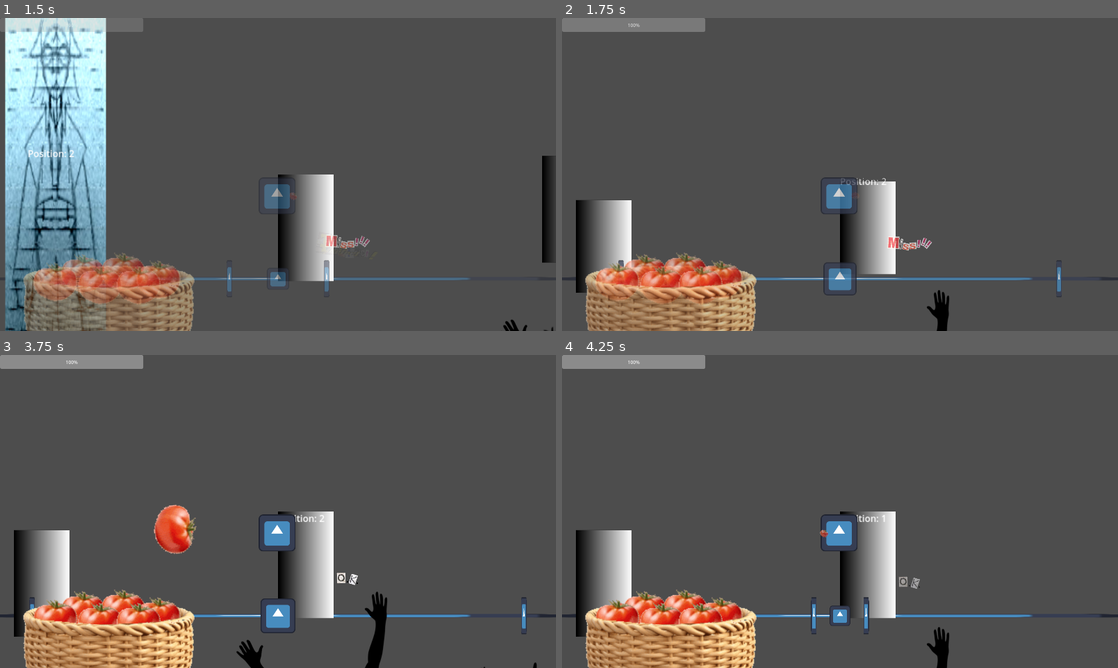
Above: before the commit, frames 1-4 (two rows, left to right).
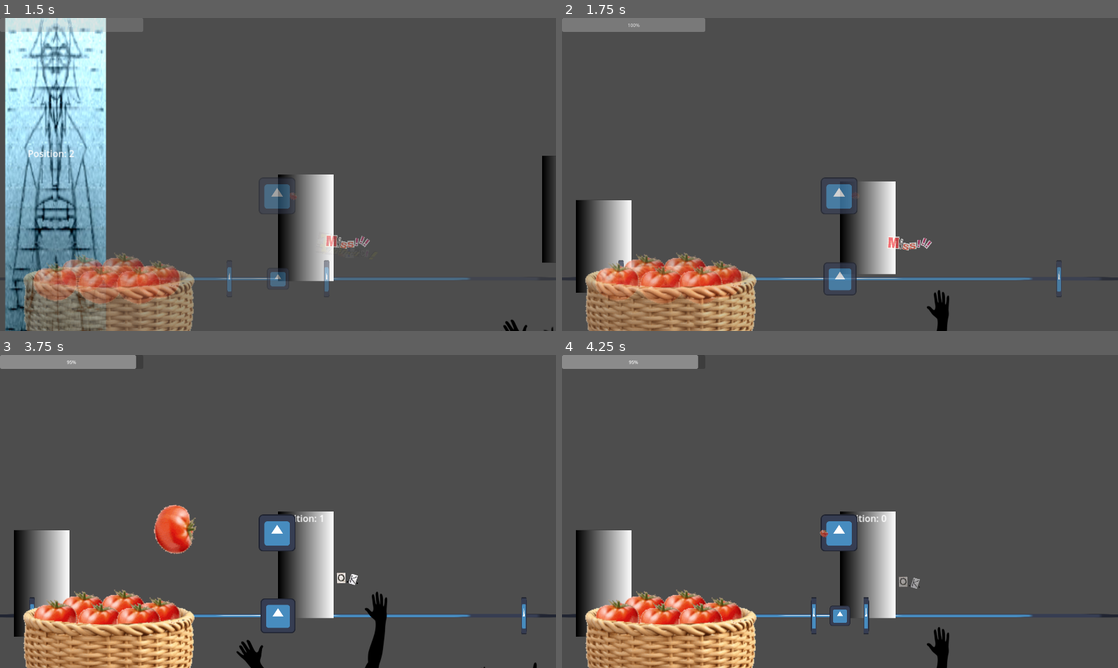
Above: after the commit, the same moments.

Repository: Quarticore/UntitledTomatoGame
Game: Godot game, scene res://scenes/main.tscn
Two runs of this game, one before a commit and one after it. Both use one fixed random seed, a clock stepped at 60 frames per second and the inputs below. The engine's default icon, where the game draws it, is replaced by a stand-in: a white triangle on a blue panel in a dark square. Sound files missing from this copy of the repository are replaced by a short silence.
Inputs (mouse positions are in pixels of both pictures, inside the frame that each line leads up to):
- Up to frame 1 (1.5 s): move the mouse to (150, 180) at 0.52 s; hold D (InputRight) 0.53-1.28 s; click (150, 180) at 0.6 s; move the mouse to (555, 255) at 1.27 s; hold A (InputLeft) from 1.28 s (still down); tap S (InputMiddle) at 1.35 s; click (555, 255) at 1.42 s
- Up to frame 2 (1.75 s): keep holding A (InputLeft)
- Up to frame 3 (3.75 s): move the mouse to (305, 564) at 2.02 s; release A (InputLeft) at 2.03 s; hold D (InputRight) 2.03-3.53 s; click (305, 564) at 2.1 s; move the mouse to (250, 574) at 2.77 s; tap S (InputMiddle) at 2.85 s; click (250, 574) at 2.92 s; move the mouse to (444, 558) at 3.52 s; hold A (InputLeft) from 3.53 s (still down); click (444, 558) at 3.6 s
- Up to frame 4 (4.25 s): keep holding A (InputLeft)

Frame 1 is identical in both runs. In frame 2, less than 0.1% of the frame differs, in the area x 50-59%, y 51-54%; in frame 3, less than 0.1%; in frame 4, less than 0.1%, in the area x 11-59%, y 0-54%.

Commit message:
fix: tweak enemy behaviours

Diff:
--- a/assets/scripts/enemy_pattern.gd
+++ b/assets/scripts/enemy_pattern.gd
@@ -13,7 +13,7 @@
 	set(val):
 		maybe_change_every_x_beats = val
 		emit_changed()
-@export var reduction_per_hit: int = 5:
+@export var reduction_per_hit: float = 5:
 	set(val):
 		reduction_per_hit = val
 		emit_changed()
--- a/assets/scripts/game_manager.gd
+++ b/assets/scripts/game_manager.gd
@@ -4,6 +4,7 @@
 
 var in_battle = false
 var in_battle_with = ""
+var in_double_time = false
 var pct_left = 100
 
 func set_battling(name):
--- a/scenes/crowd.tscn
+++ b/scenes/crowd.tscn
@@ -2,6 +2,21 @@
 
 [ext_resource type="Texture2D" uid="uid://bam41mre2e6dg" path="res://assets/images/crowd1.png" id="1_u04ay"]
 [ext_resource type="Texture2D" uid="uid://dfaem3gkjjvjq" path="res://assets/images/crowd2.png" id="2_r7bau"]
+
+[sub_resource type="Animation" id="Animation_v5cjb"]
+length = 0.001
+tracks/0/type = "value"
+tracks/0/imported = false
+tracks/0/enabled = true
+tracks/0/path = NodePath(".:position")
+tracks/0/interp = 1
+tracks/0/loop_wrap = true
+tracks/0/keys = {
+"times": PackedFloat32Array(0),
+"transitions": PackedFloat32Array(1),
+"update": 0,
+"values": [Vector2(136, 840)]
+}
 
 [sub_resource type="Animation" id="Animation_ce7vh"]
 resource_name = "bounce4"
@@ -20,25 +35,25 @@
 "values": [Vector2(136, 840), Vector2(136, 790), Vector2(136, 840), Vector2(136, 840), Vector2(136, 790), Vector2(136, 840)]
 }
 
-[sub_resource type="Animation" id="Animation_v5cjb"]
-length = 0.001
-tracks/0/type = "value"
-tracks/0/imported = false
-tracks/0/enabled = true
-tracks/0/path = NodePath(".:position")
-tracks/0/interp = 1
-tracks/0/loop_wrap = true
-tracks/0/keys = {
-"times": PackedFloat32Array(0),
-"transitions": PackedFloat32Array(1),
-"update": 0,
-"values": [Vector2(136, 840)]
-}
-
 [sub_resource type="AnimationLibrary" id="AnimationLibrary_n0wq0"]
 _data = {
 "RESET": SubResource("Animation_v5cjb"),
 "bounce4": SubResource("Animation_ce7vh")
+}
+
+[sub_resource type="Animation" id="Animation_levpg"]
+length = 0.001
+tracks/0/type = "value"
+tracks/0/imported = false
+tracks/0/enabled = true
+tracks/0/path = NodePath(".:position")
+tracks/0/interp = 1
+tracks/0/loop_wrap = true
+tracks/0/keys = {
+"times": PackedFloat32Array(0),
+"transitions": PackedFloat32Array(1),
+"update": 0,
+"values": [Vector2(1960, 816)]
 }
 
 [sub_resource type="Animation" id="Animation_50p15"]
@@ -58,25 +73,25 @@
 "values": [Vector2(1960, 816), Vector2(1960, 740), Vector2(1960, 816), Vector2(1960, 816), Vector2(1960, 740), Vector2(1960, 816)]
 }
 
-[sub_resource type="Animation" id="Animation_levpg"]
-length = 0.001
-tracks/0/type = "value"
-tracks/0/imported = false
-tracks/0/enabled = true
-tracks/0/path = NodePath(".:position")
-tracks/0/interp = 1
-tracks/0/loop_wrap = true
-tracks/0/keys = {
-"times": PackedFloat32Array(0),
-"transitions": PackedFloat32Array(1),
-"update": 0,
-"values": [Vector2(1960, 816)]
-}
-
 [sub_resource type="AnimationLibrary" id="AnimationLibrary_hnnjb"]
 _data = {
 "RESET": SubResource("Animation_levpg"),
 "bounce5": SubResource("Animation_50p15")
+}
+
+[sub_resource type="Animation" id="Animation_b14qr"]
+length = 0.001
+tracks/0/type = "value"
+tracks/0/imported = false
+tracks/0/enabled = true
+tracks/0/path = NodePath(".:position")
+tracks/0/interp = 1
+tracks/0/loop_wrap = true
+tracks/0/keys = {
+"times": PackedFloat32Array(0),
+"transitions": PackedFloat32Array(1),
+"update": 0,
+"values": [Vector2(1024, 816)]
 }
 
 [sub_resource type="Animation" id="Animation_rkjo3"]
@@ -96,25 +111,25 @@
 "values": [Vector2(1024, 816), Vector2(1024, 780.33), Vector2(1024, 816), Vector2(1024, 816), Vector2(1024, 780.33), Vector2(1024, 816)]
 }
 
-[sub_resource type="Animation" id="Animation_b14qr"]
-length = 0.001
-tracks/0/type = "value"
-tracks/0/imported = false
-tracks/0/enabled = true
-tracks/0/path = NodePath(".:position")
-tracks/0/interp = 1
-tracks/0/loop_wrap = true
-tracks/0/keys = {
-"times": PackedFloat32Array(0),
-"transitions": PackedFloat32Array(1),
-"update": 0,
-"values": [Vector2(1024, 816)]
-}
-
 [sub_resource type="AnimationLibrary" id="AnimationLibrary_8jjy3"]
 _data = {
 "RESET": SubResource("Animation_b14qr"),
 "bounce": SubResource("Animation_rkjo3")
+}
+
+[sub_resource type="Animation" id="Animation_rsuh8"]
+length = 0.001
+tracks/0/type = "value"
+tracks/0/imported = false
+tracks/0/enabled = true
+tracks/0/path = NodePath(".:position")
+tracks/0/interp = 1
+tracks/0/loop_wrap = true
+tracks/0/keys = {
+"times": PackedFloat32Array(0),
+"transitions": PackedFloat32Array(1),
+"update": 0,
+"values": [Vector2(200, 968)]
 }
 
 [sub_resource type="Animation" id="Animation_i3xdq"]
@@ -134,25 +149,25 @@
 "values": [Vector2(200, 968), Vector2(200, 920), Vector2(200, 968), Vector2(200, 968), Vector2(200, 920), Vector2(200, 968)]
 }
 
-[sub_resource type="Animation" id="Animation_rsuh8"]
-length = 0.001
-tracks/0/type = "value"
-tracks/0/imported = false
-tracks/0/enabled = true
-tracks/0/path = NodePath(".:position")
-tracks/0/interp = 1
-tracks/0/loop_wrap = true
-tracks/0/keys = {
-"times": PackedFloat32Array(0),
-"transitions": PackedFloat32Array(1),
-"update": 0,
-"values": [Vector2(200, 968)]
-}
-
 [sub_resource type="AnimationLibrary" id="AnimationLibrary_e8ny8"]
 _data = {
 "RESET": SubResource("Animation_rsuh8"),
 "bounce2": SubResource("Animation_i3xdq")
+}
+
+[sub_resource type="Animation" id="Animation_l6rhj"]
+length = 0.001
+tracks/0/type = "value"
+tracks/0/imported = false
+tracks/0/enabled = true
+tracks/0/path = NodePath(".:position")
+tracks/0/interp = 1
+tracks/0/loop_wrap = true
+tracks/0/keys = {
+"times": PackedFloat32Array(0),
+"transitions": PackedFloat32Array(1),
+"update": 0,
+"values": [Vector2(1704, 920)]
 }
 
 [sub_resource type="Animation" id="Animation_ut65g"]
@@ -170,21 +185,6 @@
 "transitions": PackedFloat32Array(1, 1.46409, 1, 1, 1.46409, 1),
 "update": 0,
 "values": [Vector2(1704, 920), Vector2(1704, 850), Vector2(1704, 920), Vector2(1704, 920), Vector2(1704, 850), Vector2(1704, 920)]
-}
-
-[sub_resource type="Animation" id="Animation_l6rhj"]
-length = 0.001
-tracks/0/type = "value"
-tracks/0/imported = false
-tracks/0/enabled = true
-tracks/0/path = NodePath(".:position")
-tracks/0/interp = 1
-tracks/0/loop_wrap = true
-tracks/0/keys = {
-"times": PackedFloat32Array(0),
-"transitions": PackedFloat32Array(1),
-"update": 0,
-"values": [Vector2(1704, 920)]
 }
 
 [sub_resource type="AnimationLibrary" id="AnimationLibrary_lvw35"]
--- a/scenes/hit_quality_item.tscn
+++ b/scenes/hit_quality_item.tscn
@@ -2,6 +2,33 @@
 
 [ext_resource type="Texture2D" uid="uid://cp1ayvxq1h4b0" path="res://icon.svg" id="1_tq1nu"]
 [ext_resource type="Script" path="res://assets/scripts/hit_quality_item.gd" id="2_2gbxu"]
+
+[sub_resource type="Animation" id="Animation_7uect"]
+length = 0.001
+tracks/0/type = "value"
+tracks/0/imported = false
+tracks/0/enabled = true
+tracks/0/path = NodePath(".:position")
+tracks/0/interp = 1
+tracks/0/loop_wrap = true
+tracks/0/keys = {
+"times": PackedFloat32Array(0),
+"transitions": PackedFloat32Array(1),
+"update": 0,
+"values": [Vector2(0, 0)]
+}
+tracks/1/type = "value"
+tracks/1/imported = false
+tracks/1/enabled = true
+tracks/1/path = NodePath(".:modulate")
+tracks/1/interp = 1
+tracks/1/loop_wrap = true
+tracks/1/keys = {
+"times": PackedFloat32Array(0),
+"transitions": PackedFloat32Array(1),
+"update": 0,
+"values": [Color(1, 1, 1, 1)]
+}
 
 [sub_resource type="Animation" id="Animation_n6oqx"]
 resource_name = "fade_in_out"
@@ -30,33 +57,6 @@
 "values": [Color(1, 1, 1, 0), Color(1, 1, 1, 1), Color(1, 1, 1, 1), Color(1, 1, 1, 0)]
 }
 
-[sub_resource type="Animation" id="Animation_7uect"]
-length = 0.001
-tracks/0/type = "value"
-tracks/0/imported = false
-tracks/0/enabled = true
-tracks/0/path = NodePath(".:position")
-tracks/0/interp = 1
-tracks/0/loop_wrap = true
-tracks/0/keys = {
-"times": PackedFloat32Array(0),
-"transitions": PackedFloat32Array(1),
-"update": 0,
-"values": [Vector2(0, 0)]
-}
-tracks/1/type = "value"
-tracks/1/imported = false
-tracks/1/enabled = true
-tracks/1/path = NodePath(".:modulate")
-tracks/1/interp = 1
-tracks/1/loop_wrap = true
-tracks/1/keys = {
-"times": PackedFloat32Array(0),
-"transitions": PackedFloat32Array(1),
-"update": 0,
-"values": [Color(1, 1, 1, 1)]
-}
-
 [sub_resource type="AnimationLibrary" id="AnimationLibrary_f5i4m"]
 _data = {
 "RESET": SubResource("Animation_7uect"),
--- a/scenes/main.tscn
+++ b/scenes/main.tscn
@@ -16,21 +16,21 @@
 chance_to_change = 1.0
 valid_positions = [Vector3(0, 0, 1), Vector3(0, 1, 0), Vector3(1, 0, 0)]
 maybe_change_every_x_beats = 3
-reduction_per_hit = 5
+reduction_per_hit = 5.0
 
 [sub_resource type="Resource" id="Resource_yb2n4"]
 script = ExtResource("4_wvsy8")
 chance_to_change = 2.0
-valid_positions = [Vector3(0, 1, 1), Vector3(1, 1, 0), Vector3(1, 0, 1)]
+valid_positions = [Vector3(1, 0, 1), Vector3(1, 1, 0), Vector3(0, 0, 1)]
 maybe_change_every_x_beats = 1
-reduction_per_hit = 5
+reduction_per_hit = 3.5
 
 [sub_resource type="Resource" id="Resource_exxfo"]
 script = ExtResource("4_wvsy8")
 chance_to_change = 1.0
 valid_positions = [Vector3(0, 0, 1), Vector3(0, 1, 0), Vector3(1, 0, 0)]
-maybe_change_every_x_beats = 1
-reduction_per_hit = 5
+maybe_change_every_x_beats = 2
+reduction_per_hit = 5.0
 
 [sub_resource type="Animation" id="Animation_3c3il"]
 length = 0.001
--- a/scenes/member.tscn
+++ b/scenes/member.tscn
@@ -10,21 +10,6 @@
 
 [sub_resource type="RectangleShape2D" id="RectangleShape2D_s1pk8"]
 size = Vector2(114, 202)
-
-[sub_resource type="Animation" id="Animation_rv2ro"]
-resource_name = "show_light"
-tracks/0/type = "value"
-tracks/0/imported = false
-tracks/0/enabled = true
-tracks/0/path = NodePath("StageLight:self_modulate")
-tracks/0/interp = 1
-tracks/0/loop_wrap = true
-tracks/0/keys = {
-"times": PackedFloat32Array(0, 0.3, 0.366667, 0.5, 0.566667),
-"transitions": PackedFloat32Array(1, 1, 1, 1, 1),
-"update": 0,
-"values": [Color(1, 1, 1, 1), Color(1, 1, 1, 0), Color(1, 1, 1, 1), Color(1, 1, 1, 0), Color(1, 1, 1, 1)]
-}
 
 [sub_resource type="Animation" id="Animation_440m3"]
 length = 0.001
@@ -56,11 +41,41 @@
 "values": [Color(1, 1, 1, 0)]
 }
 
+[sub_resource type="Animation" id="Animation_rv2ro"]
+resource_name = "show_light"
+tracks/0/type = "value"
+tracks/0/imported = false
+tracks/0/enabled = true
+tracks/0/path = NodePath("StageLight:self_modulate")
+tracks/0/interp = 1
+tracks/0/loop_wrap = true
+tracks/0/keys = {
+"times": PackedFloat32Array(0, 0.3, 0.366667, 0.5, 0.566667),
+"transitions": PackedFloat32Array(1, 1, 1, 1, 1),
+"update": 0,
+"values": [Color(1, 1, 1, 1), Color(1, 1, 1, 0), Color(1, 1, 1, 1), Color(1, 1, 1, 0), Color(1, 1, 1, 1)]
+}
+
 [sub_resource type="AnimationLibrary" id="AnimationLibrary_l0awc"]
 _data = {
 "RESET": SubResource("Animation_440m3"),
 "hide_light": SubResource("Animation_t71sw"),
 "show_light": SubResource("Animation_rv2ro")
+}
+
+[sub_resource type="Animation" id="Animation_a2ctl"]
+length = 0.001
+tracks/0/type = "value"
+tracks/0/imported = false
+tracks/0/enabled = true
+tracks/0/path = NodePath("Sprite:scale")
+tracks/0/interp = 1
+tracks/0/loop_wrap = true
+tracks/0/keys = {
+"times": PackedFloat32Array(0),
+"transitions": PackedFloat32Array(1),
+"update": 0,
+"values": [Vector2(1.5, 2.875)]
 }
 
 [sub_resource type="Animation" id="Animation_fvbne"]
@@ -77,21 +92,6 @@
 "transitions": PackedFloat32Array(1, 1, 1),
 "update": 0,
 "values": [Vector2(1.5, 2.875), Vector2(1.5, 2.38), Vector2(1.5, 2.875)]
-}
-
-[sub_resource type="Animation" id="Animation_a2ctl"]
-length = 0.001
-tracks/0/type = "value"
-tracks/0/imported = false
-tracks/0/enabled = true
-tracks/0/path = NodePath("Sprite:scale")
-tracks/0/interp = 1
-tracks/0/loop_wrap = true
-tracks/0/keys = {
-"times": PackedFloat32Array(0),
-"transitions": PackedFloat32Array(1),
-"update": 0,
-"values": [Vector2(1.5, 2.875)]
 }
 
 [sub_resource type="AnimationLibrary" id="AnimationLibrary_1fxrp"]
